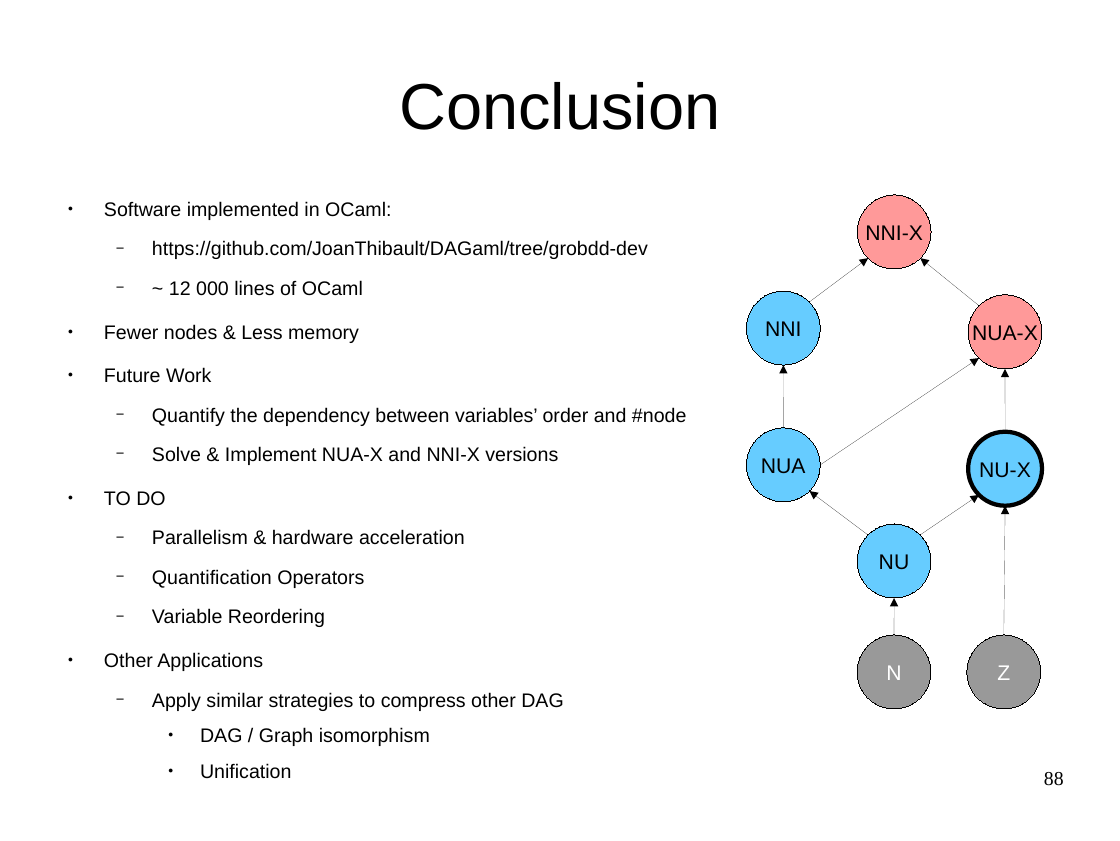
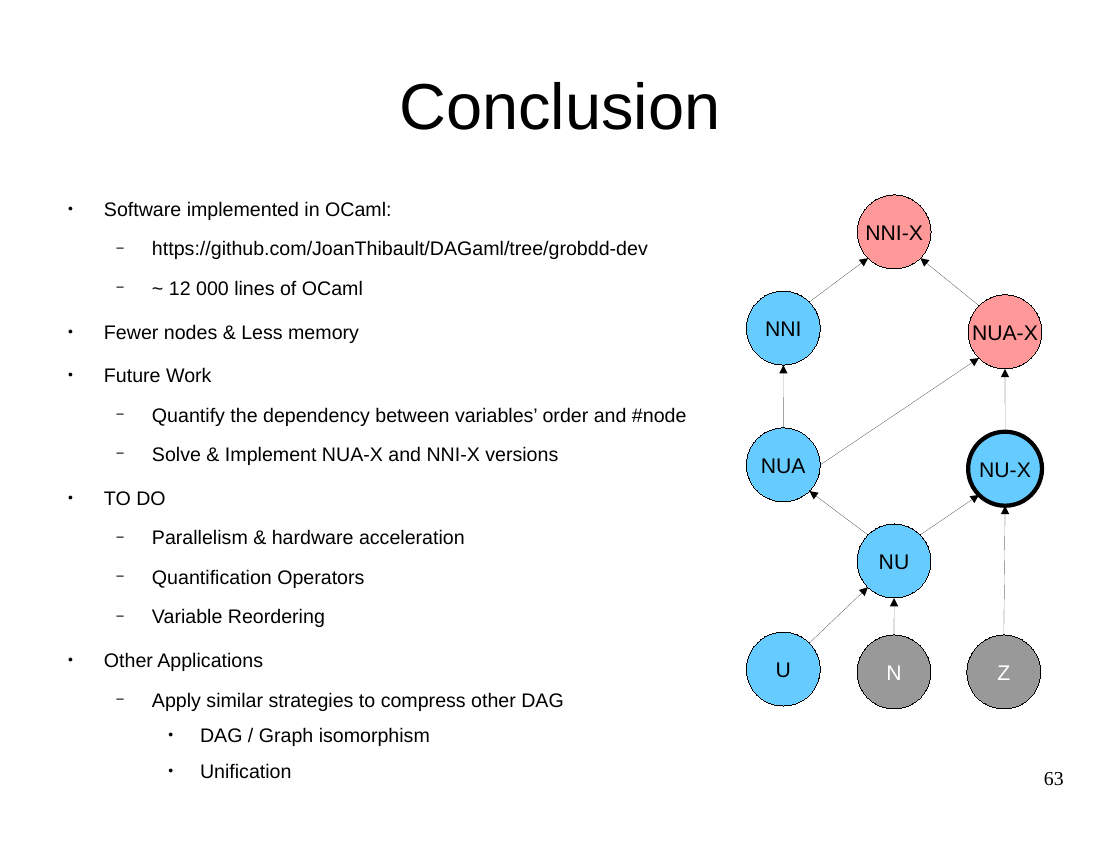
Before and after one commit to FenouilletLucas/DAGaml, a slide deck: slide 63 of doc/2017-06-19-odp/final.odp (slide 88 before the commit). Drawn at 1120x841 pixels with LibreOffice and Linux fonts; fonts in the diff are those of the drawing. Boxes give left, top, right and bottom in pixels: in the first picture for what was removed or moved away, otherwise in the second. Text is boxed around its words. In the diff, an @@ line names an element or a change of style, - is before the commit and + after.

```diff
--- a/doc/2017-06-19-odp/final.odp
+++ b/doc/2017-06-19-odp/final.odp
@@ arrow added from (809, 642) to (868, 586), #000000 0 pt @@
@@ ellipse added at box(746, 632, 820, 706), fill #66CCFF, outline #000000 0 pt, 15 pt, text #000000 @@
+U
@@ page number at box(1044, 772, 1064, 786): text changed @@
-88
+63
```
Also in this commit, not shown: 6 other slides changed, 6 slides added, 30 slides removed, 8 other files.
